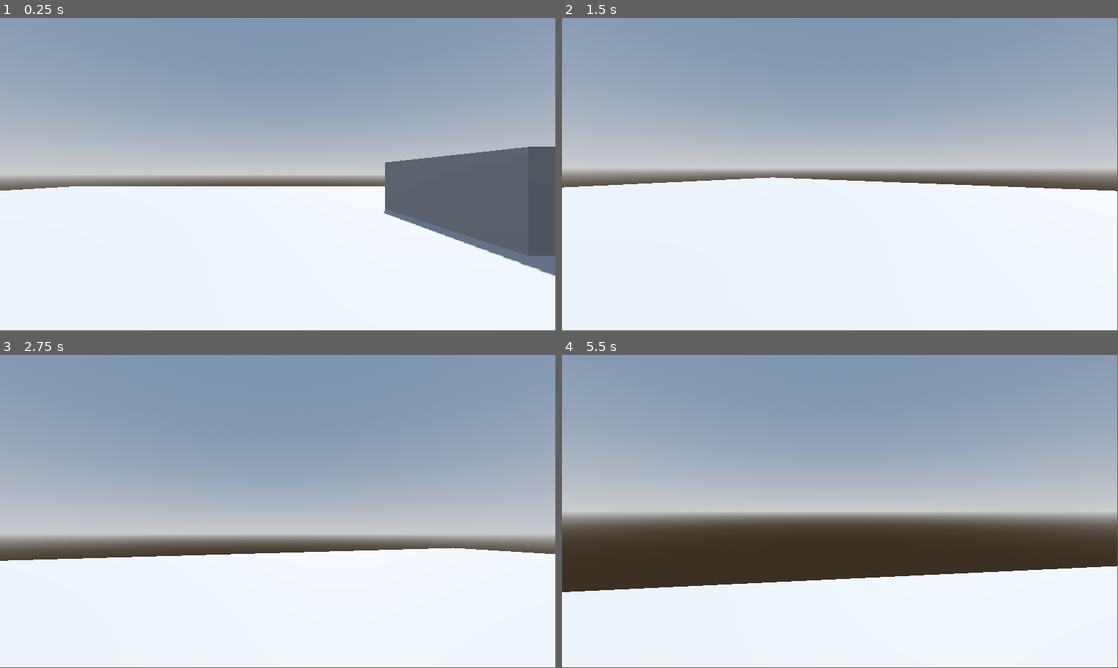
Above: before the commit, frames 1-4 (two rows, left to right).
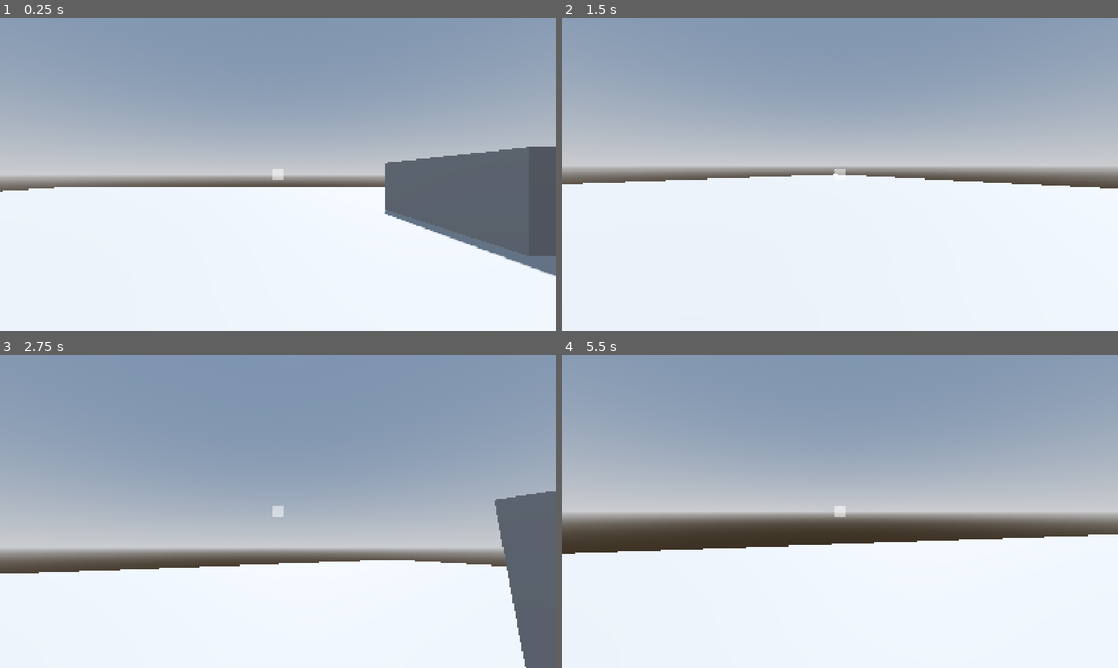
Above: after the commit, the same moments.

Repository: PixelSaver/PlacePixels
Game: Godot game, scene res://scriptsnscenes/main.tscn
The game is run twice, just before and just after one commit, with the same random seed, the same clock (stepped at 60 frames per second) and the same inputs.
Inputs (mouse positions are in pixels of both pictures, inside the frame that each line leads up to):
- Up to frame 1 (0.25 s): no input
- Up to frame 2 (1.5 s): tap Enter at 0.5 s; move the mouse to (867, 171) at 0.52 s; hold W (up) from 0.53 s (still down); tap Space (jump) at 0.77 s; move the mouse to (812, 174) at 1.27 s
- Up to frame 3 (2.75 s): keep holding W (up); tap Space (jump) at 1.52 s; move the mouse to (289, 505) at 2.02 s
- Up to frame 4 (5.5 s): keep holding W (up); move the mouse to (834, 514) at 2.77 s; tap Space (jump) at 3.02, 3.77, 4.52 s; move the mouse to (878, 514) at 3.52 s; move the mouse to (795, 508) at 4.27 s; move the mouse to (845, 511) at 5.02 s
In our replay, the window is 799x449 before the commit and 800x450 after it. These sizes can differ from the game's own. Grey fills any space a smaller window leaves; there, only what the larger window draws over its background counts as a difference.

The runs differ from the first frame. In frame 1, 0.5% of the frame differs, in the area x 0-100%, y 0-83%; in frame 2, 2.5%; in frame 3, 13%, in the area x 0-100%, y 0-100%; in frame 4, 11%.

Commit message:
Added a crosshair to ui

Diff:
--- a/project.godot
+++ b/project.godot
@@ -14,6 +14,16 @@
 run/main_scene="uid://bkwgaigmq15al"
 config/features=PackedStringArray("4.5", "Forward Plus")
 config/icon="res://icon.svg"
+
+[autoload]
+
+BlockRegistry="*res://scriptsnscenes/blocks/block_registry.gd"
+
+[display]
+
+window/size/viewport_width=1728
+window/size/viewport_height=972
+window/stretch/mode="canvas_items"
 
 [editor_plugins]
 
--- a/scriptsnscenes/blocks/block_registry.gd
+++ b/scriptsnscenes/blocks/block_registry.gd
@@ -1,13 +1,9 @@
 extends Node
-class_name BlockRegistry
 
 ## Stores blocks by name: "stone" -> Block resource; dynamically loaded
 var blocks_by_name: Dictionary = {}
 ## Stores blocks by ID: 0 -> Block resource; dynamically loaded
 var blocks_by_id: Dictionary = {}
-
-func _ready():
-	load_blocks()
 
 func load_blocks():
 	# Load all .tres files from res://blocks/
--- /dev/null
+++ b/scriptsnscenes/main.gd
@@ -0,0 +1,6 @@
+extends Node3D
+class_name Main
+# This one's going to be huge... I just know it
+
+func _ready():
+	BlockRegistry.load_blocks()
--- a/scriptsnscenes/main.tscn
+++ b/scriptsnscenes/main.tscn
@@ -1,6 +1,7 @@
-[gd_scene load_steps=11 format=3 uid="uid://bkwgaigmq15al"]
+[gd_scene load_steps=12 format=3 uid="uid://bkwgaigmq15al"]
 
 [ext_resource type="PackedScene" uid="uid://ctaqaandd8osr" path="res://scriptsnscenes/player/player.tscn" id="1_o5qli"]
+[ext_resource type="Script" uid="uid://dvp4eva5t5ppq" path="res://scriptsnscenes/main.gd" id="1_p1m74"]
 
 [sub_resource type="ProceduralSkyMaterial" id="ProceduralSkyMaterial_o5qli"]
 sky_horizon_color = Color(0.66224277, 0.6717428, 0.6867428, 1)
@@ -33,6 +34,7 @@
 points = PackedVector3Array(-0.5, -1, -2.5, 0.5, -1, -2.5, -0.5, -1, 2.5, -0.5, 1, -2.5, 0.5, 1, -2.5, 0.5, -1, 2.5, -0.5, 1, 2.5, 0.5, 1, 2.5)
 
 [node name="Main" type="Node3D"]
+script = ExtResource("1_p1m74")
 
 [node name="WorldEnvironment" type="WorldEnvironment" parent="."]
 environment = SubResource("Environment_sugp2")
@@ -84,3 +86,26 @@
 [node name="CollisionShape3D" type="CollisionShape3D" parent="StaticBody3D3"]
 transform = Transform3D(1, 0, 0, 0, 1, 0, 0, 0, 1, 0, 1, 0)
 shape = SubResource("ConvexPolygonShape3D_jyhfs")
+
+[node name="CanvasLayer" type="CanvasLayer" parent="."]
+
+[node name="Control" type="Control" parent="CanvasLayer"]
+layout_mode = 3
+anchors_preset = 15
+anchor_right = 1.0
+anchor_bottom = 1.0
+grow_horizontal = 2
+grow_vertical = 2
+
+[node name="CenterContainer" type="CenterContainer" parent="CanvasLayer/Control"]
+layout_mode = 1
+anchors_preset = 15
+anchor_right = 1.0
+anchor_bottom = 1.0
+grow_horizontal = 2
+grow_vertical = 2
+
+[node name="ColorRect" type="ColorRect" parent="CanvasLayer/Control/CenterContainer"]
+custom_minimum_size = Vector2(30, 30)
+layout_mode = 2
+color = Color(1, 1, 1, 0.52156866)
--- /dev/null
+++ b/scriptsnscenes/ui/ui.tscn
@@ -0,0 +1,24 @@
+[gd_scene format=3 uid="uid://bpfttyvlreu3a"]
+
+[node name="UI" type="CanvasLayer"]
+
+[node name="Control" type="Control" parent="."]
+layout_mode = 3
+anchors_preset = 15
+anchor_right = 1.0
+anchor_bottom = 1.0
+grow_horizontal = 2
+grow_vertical = 2
+
+[node name="CenterContainer" type="CenterContainer" parent="Control"]
+layout_mode = 1
+anchors_preset = 15
+anchor_right = 1.0
+anchor_bottom = 1.0
+grow_horizontal = 2
+grow_vertical = 2
+
+[node name="ColorRect" type="ColorRect" parent="Control/CenterContainer"]
+custom_minimum_size = Vector2(30, 30)
+layout_mode = 2
+color = Color(1, 1, 1, 0.52156866)
Not shown, added: scriptsnscenes/main.gd.uid
